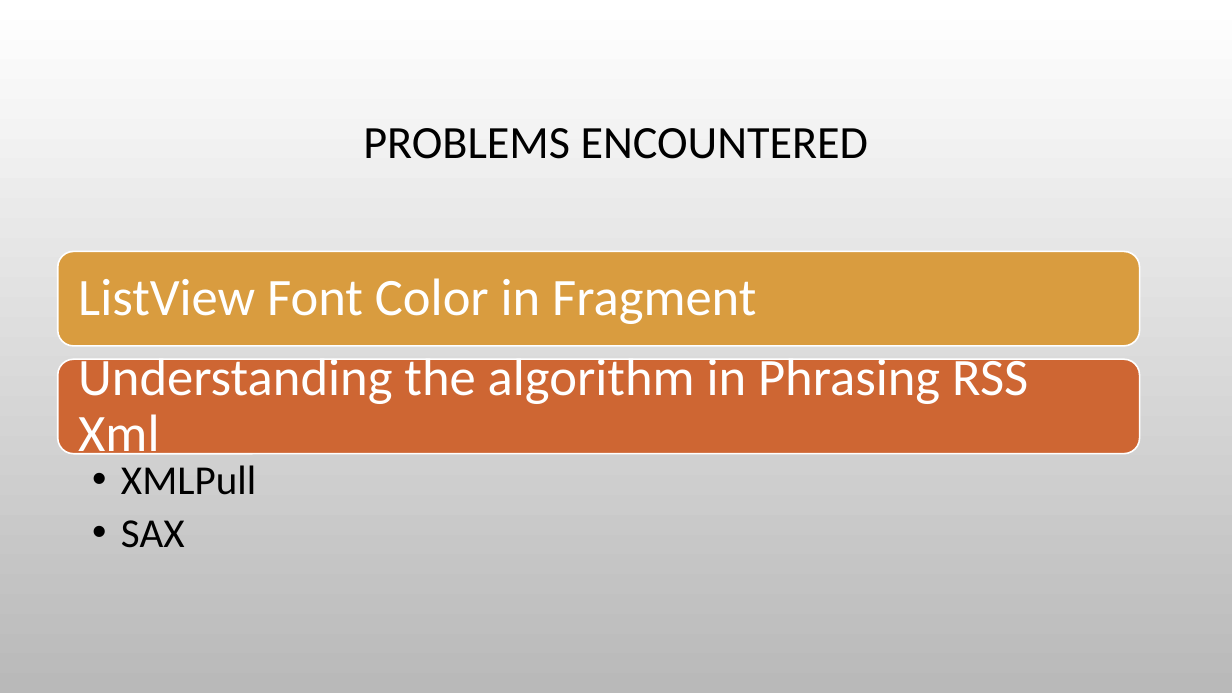
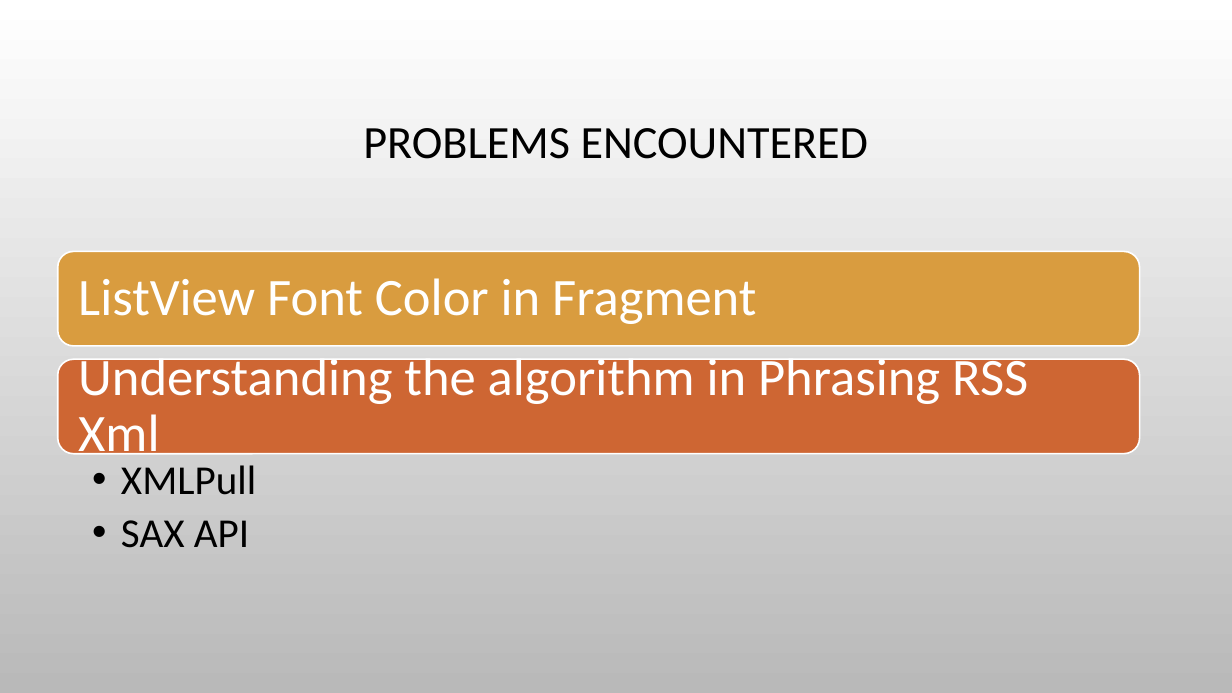
Before and after one commit to paceuniversity/CS6392015team5, a slide deck: slide 13 of ProjectCS639.pptx. Drawn at 1232x693 pixels with LibreOffice and Linux fonts; fonts in the diff are those of the drawing; background and template pictures are left out. Boxes give left, top, right and bottom in pixels: in the first picture for what was removed or moved away, otherwise in the second. Text is boxed around its words. In the diff, an @@ line names an element or a change of style, - is before the commit and + after.

```diff
--- a/ProjectCS639.pptx
+++ b/ProjectCS639.pptx
@@ text at (x1=121, y1=520, x2=249, y2=548): text changed @@
-  •• SAX
+  •• SAX API
```
Also in this commit, not shown: 1 other slide changed.
